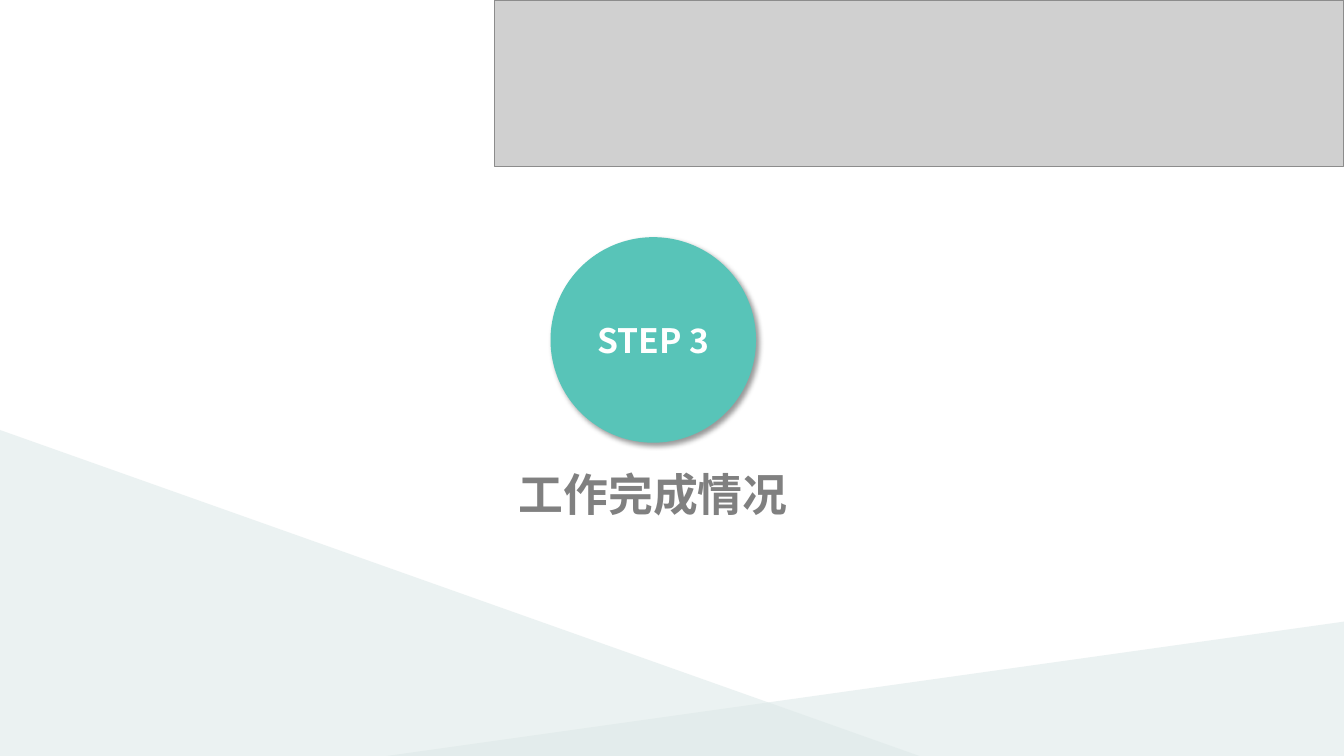
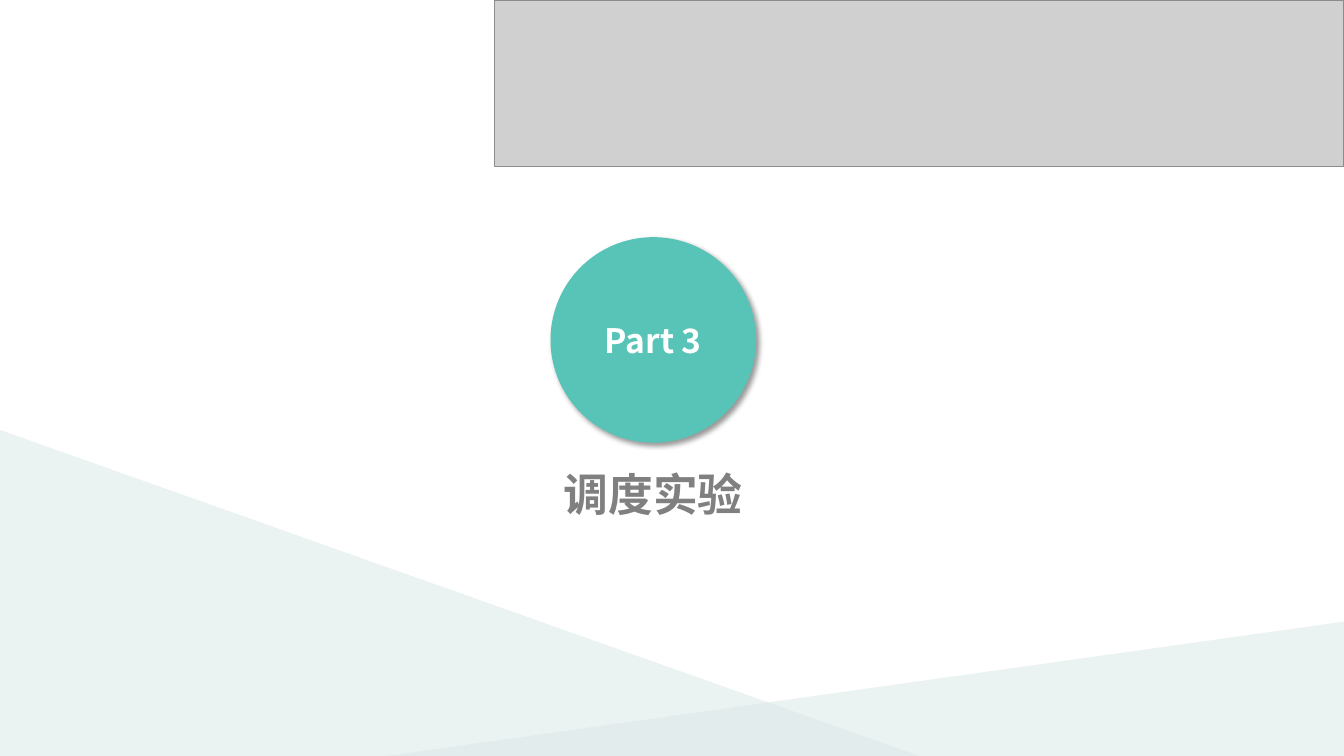
Before and after one commit to FrankKirin/ecust_cource_files, a slide deck: slide 12 of multi_media/OpenStack调度算法优化.pptx. Drawn at 1344x756 pixels with LibreOffice and Linux fonts; fonts in the diff are those of the drawing; grey boxes stand for pictures. Boxes give left, top, right and bottom in pixels: in the first picture for what was removed or moved away, otherwise in the second. Text is boxed around its words. In the diff, an @@ line names an element or a change of style, - is before the commit and + after.

```diff
--- a/multi_media/OpenStack调度算法优化.pptx
+++ b/multi_media/OpenStack调度算法优化.pptx
@@ text in ellipse at [605, 328, 702, 354]: text changed @@
-STEP 3
+Part 3
@@ text at [564, 472, 743, 515]: text changed @@
-工作完成情况
+调度实验
```
Also in this commit, not shown: 3 other slides changed, 6 slides added, 5 slides removed, 1 other file.
